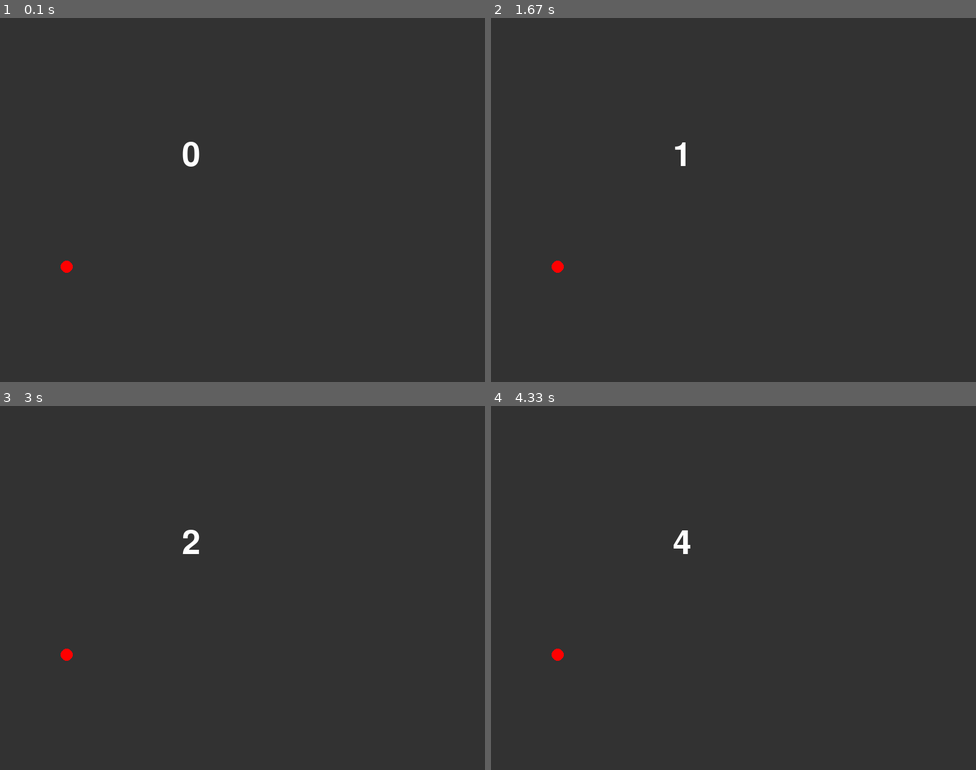
Above: before the commit, frames 1-4 (two rows, left to right).
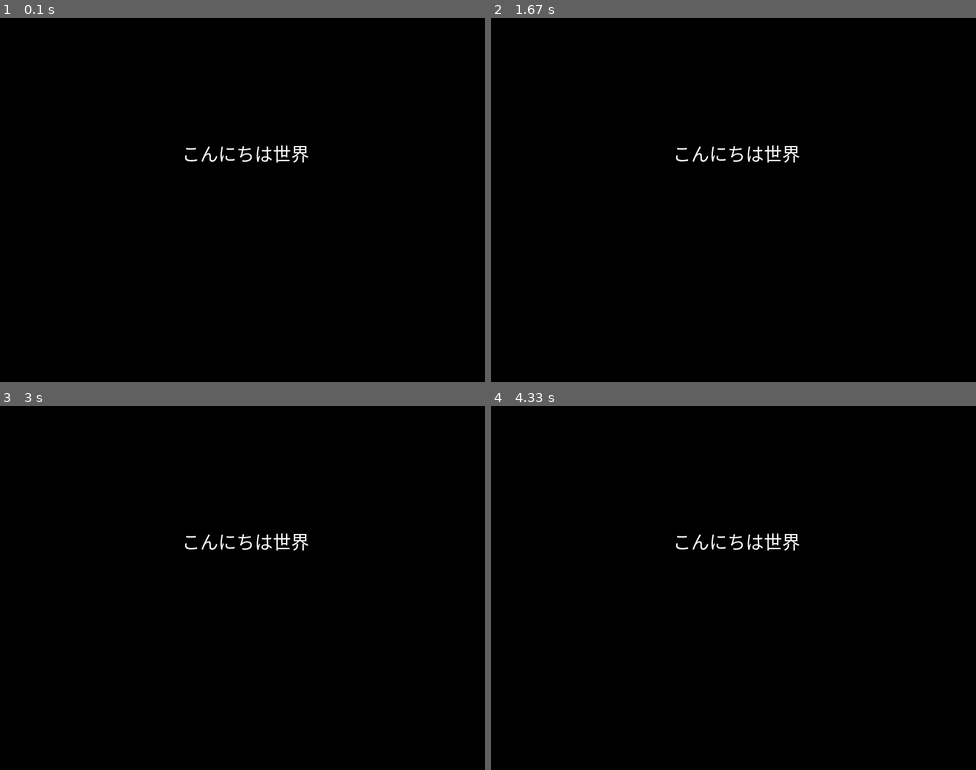
Above: after the commit, the same moments.

Repository: c0b23017d4/ProjExD_1
Game: pygame game, started from ex1/japanese_font.py
The game is run twice, just before and just after one commit, with the same random seed, the same clock (stepped at 60 frames per second) and the same inputs.
Inputs:
- Up to frame 1 (0.1 s): no input
- Up to frame 2 (1.67 s): no input
- Up to frame 3 (3 s): no input
- Up to frame 4 (4.33 s): no input

The runs differ from the first frame. In frame 1, 100% of the frame differs, in the area x 0-100%, y 0-100%; in frame 2, 100%; in frame 3, 100%; in frame 4, 100%.

Commit message:
完全版

Diff:
--- a/ex1/pygame_system.py
+++ b/ex1/japanese_font.py
@@ -6,27 +6,21 @@
 
 
 def main():
-    pg.display.set_caption("はじめてのPygame")
+    font_lst = [f for f in pg.font.get_fonts() if f != ""]
+    print(font_lst)
+
     screen = pg.display.set_mode((800, 600))
     clock = pg.time.Clock()
-    font = pg.font.Font(None, 80)
-
-    enn = pg.Surface((20, 20))
-    pg.draw.circle(enn, (255, 0, 0), (10, 10), 10)
-    enn.set_colorkey((0, 0, 0))
-
-    tmr = 0
+    font = pg.font.SysFont("hgp創英角ﾎﾟｯﾌﾟ体", 30)
     while True:
         for event in pg.event.get():
             if event.type == pg.QUIT: return
 
-        txt = font.render(str(tmr), True, (255, 255, 255))
-        screen.fill((50, 50, 50))
+        txt = font.render("こんにちは世界", True, (255, 255, 255))
+        screen.fill((0, 0, 0))
         screen.blit(txt, [300, 200])
-        screen.blit(enn, [100, 400])
         pg.display.update()
-        tmr += 1
-        clock.tick(1)
+        clock.tick(10)
 
 
 if __name__ == "__main__":
Binary file added: ex1/fig/0.png
Binary file added: ex1/fig/1.png
Binary file added: ex1/fig/2.png
Binary file added: ex1/fig/3.png
Binary file added: ex1/fig/4.png
Binary file added: ex1/fig/5.png
Binary file added: ex1/fig/6.png
Binary file added: ex1/fig/7.png
Binary file added: ex1/fig/8.png
Binary file added: ex1/fig/9.png
Binary file added: ex1/fig/pg_bg.jpg
Renamed: ex1/pygame_image.py -> ex1/flying_kokaton.py
